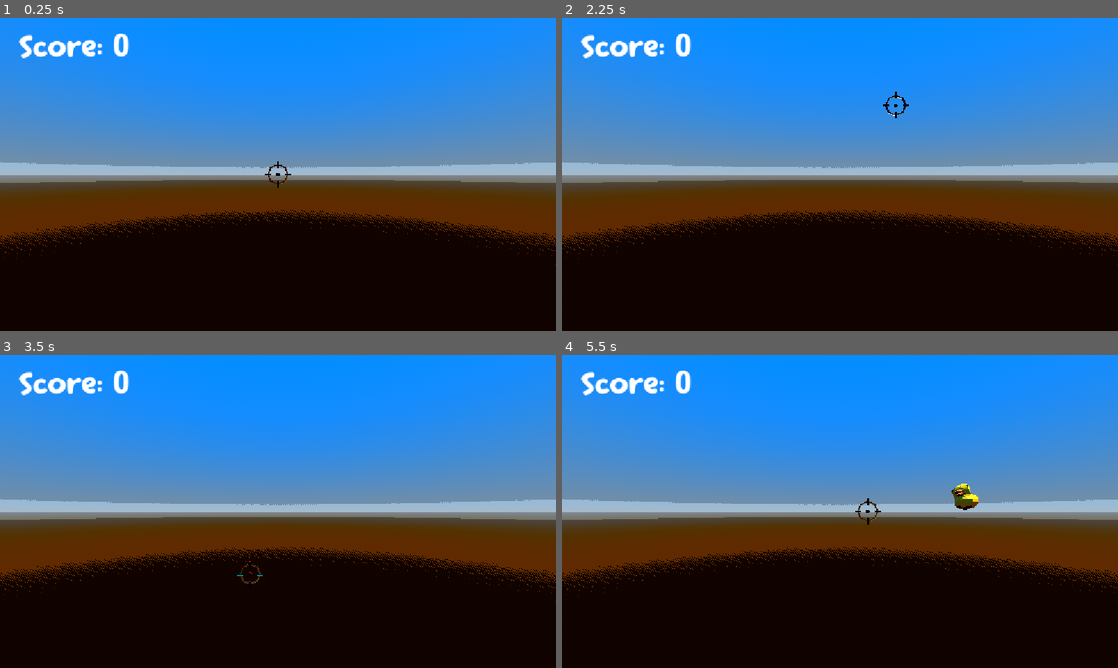
Above: before the commit, frames 1-4 (two rows, left to right).
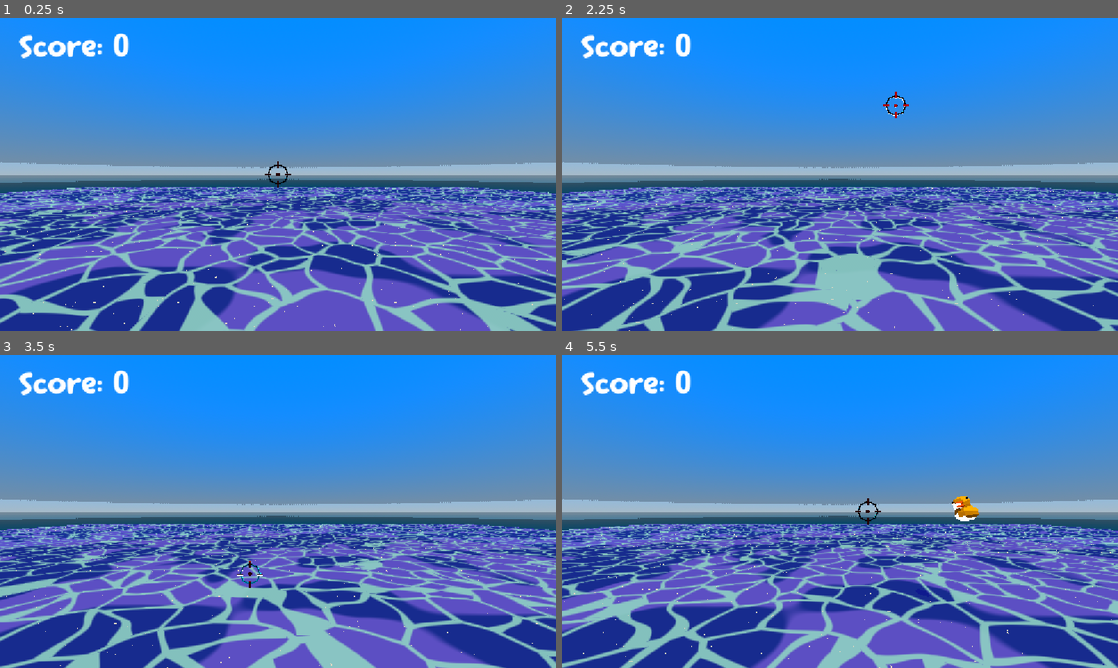
Above: after the commit, the same moments.

Repository: ashermemon/haven
Game: Godot game, scene res://game.tscn
Two runs of this game, one before a commit and one after it. Both use one fixed random seed, a clock stepped at 60 frames per second and the inputs below.
Inputs (mouse positions are in pixels of both pictures, inside the frame that each line leads up to):
- Up to frame 1 (0.25 s): no input
- Up to frame 2 (2.25 s): move the mouse to (962, 158) at 0.52 s; press the mouse at (962, 158) at 0.53 s; move the mouse to (728, 190) at 1.27 s; release the mouse at (728, 190) at 1.28 s; click (728, 190) at 1.35 s; move the mouse to (895, 105) at 2.02 s; press the mouse at (895, 105) at 2.03 s
- Up to frame 3 (3.5 s): move the mouse to (250, 574) at 2.77 s; release the mouse at (250, 574) at 2.78 s; click (250, 574) at 2.85 s
- Up to frame 4 (5.5 s): move the mouse to (1006, 558) at 3.52 s; press the mouse at (1006, 558) at 3.53 s; move the mouse to (673, 464) at 4.27 s; release the mouse at (673, 464) at 4.28 s; click (673, 464) at 4.35 s; move the mouse to (867, 511) at 5.02 s; press the mouse at (867, 511) at 5.03 s

The runs differ from the first frame. In frame 1, 49% of the frame differs, in the area x 0-100%, y 45-100%; in frame 2, 49%; in frame 3, 49%; in frame 4, 49%, in the area x 0-100%, y 41-100%.

Commit message:
water shader added

Diff:
--- a/haven/game.tscn
+++ b/haven/game.tscn
@@ -8,8 +8,39 @@
 [ext_resource type="Script" uid="uid://fcjltld84i7d" path="res://Crosshair.gd" id="5_7jktm"]
 [ext_resource type="Shader" uid="uid://djr7ij7616hgr" path="res://game.gdshader" id="5_j5wjh"]
 [ext_resource type="PackedScene" uid="uid://cki312tkj55jj" path="res://hud.tscn" id="7_eow3j"]
+[ext_resource type="Shader" uid="uid://0p6o8010dbv6" path="res://toon_water.gdshader" id="8_vef74"]
 
 [sub_resource type="ShaderMaterial" id="ShaderMaterial_uuvgp"]
+render_priority = 1
+shader = ExtResource("8_vef74")
+shader_parameter/shallow_color = Color(0.52, 0.66, 0.95, 1)
+shader_parameter/deep_color = Color(0.4, 0.36, 1, 1)
+shader_parameter/patch_color = Color(0.04, 0.16, 0.66, 1)
+shader_parameter/line_color = Color(0.62, 0.96, 1, 1)
+shader_parameter/foam_color = Color(1, 1, 1, 1)
+shader_parameter/shadow_tint = Color(0.55, 0.42, 1, 1)
+shader_parameter/shallow_alpha = 0.85
+shader_parameter/water_alpha = 0.9
+shader_parameter/max_depth = 1.1
+shader_parameter/patch_scale = 0.35
+shader_parameter/patch_threshold = 0.5
+shader_parameter/patch_softness = 0.04
+shader_parameter/patch_strength = 0.8
+shader_parameter/cell_scale = 0.6
+shader_parameter/line_width = 0.1
+shader_parameter/cell_speed = 0.4
+shader_parameter/cell_warp = 0.35
+shader_parameter/line_strength = 0.9
+shader_parameter/foam_noise = 0.12
+shader_parameter/contact_foam_width = 0.06
+shader_parameter/sparkle_amount = 0.03
+shader_parameter/sparkle_scale = 12.0
+
+[sub_resource type="PlaneMesh" id="PlaneMesh_hve3p"]
+material = SubResource("ShaderMaterial_uuvgp")
+size = Vector2(100, 100)
+
+[sub_resource type="ShaderMaterial" id="ShaderMaterial_hve3p"]
 render_priority = 0
 shader = ExtResource("5_j5wjh")
 shader_parameter/saturation = 1.15
@@ -22,14 +53,14 @@
 shader_parameter/tint_strength = 0.2
 
 [sub_resource type="QuadMesh" id="QuadMesh_uuvgp"]
-material = SubResource("ShaderMaterial_uuvgp")
+material = SubResource("ShaderMaterial_hve3p")
 flip_faces = true
 size = Vector2(2, 2)
 
 [sub_resource type="ProceduralSkyMaterial" id="ProceduralSkyMaterial_e2o6t"]
 sky_top_color = Color(0.120128445, 0.45329928, 0.78299356, 1)
 sky_horizon_color = Color(0.5656549, 0.62510514, 0.6775485, 1)
-ground_bottom_color = Color(0.24637347, 0.15100378, 0.031082815, 1)
+ground_bottom_color = Color(0.029387133, 0.19192484, 0.27103645, 1)
 ground_horizon_color = Color(0.5656549, 0.62510514, 0.6775485, 1)
 
 [sub_resource type="Sky" id="Sky_feb5d"]
@@ -38,15 +69,19 @@
 [sub_resource type="Environment" id="Environment_fc0e3"]
 background_mode = 2
 sky = SubResource("Sky_feb5d")
-ambient_light_source = 3
+ambient_light_source = 1
 ambient_light_color = Color(1, 1, 1, 1)
-ambient_light_energy = 0.7
+ambient_light_energy = 0.5
 
 [node name="GameManager" type="Node3D" unique_id=220923442]
 script = ExtResource("1_eow3j")
 
+[node name="Water2" type="MeshInstance3D" parent="." unique_id=1044679275]
+transform = Transform3D(1, 0, 0, 0, 1, 0, 0, 0, 1, 0, -3, 0)
+mesh = SubResource("PlaneMesh_hve3p")
+
 [node name="Camera3D" type="Camera3D" parent="." unique_id=1466842648 node_paths=PackedStringArray("crosshair")]
-transform = Transform3D(1, 0, 0, 0, 1, 0, 0, 0, 1, 0, 0, 5.4640007)
+transform = Transform3D(1, 0, 0, 0, 1, 0, 0, 0, 1, 0, 0.32004523, 5.4640007)
 script = ExtResource("3_fc0e3")
 crosshair = NodePath("../Crosshair")
 
@@ -59,13 +94,13 @@
 environment = SubResource("Environment_fc0e3")
 
 [node name="DirectionalLight3D" type="DirectionalLight3D" parent="." unique_id=835676724]
-transform = Transform3D(0.8535534, 0.123173475, 0.5062361, -0.50000006, -0.079459414, 0.8623724, 0.14644663, -0.9891989, -0.006236114, 4, 8.355128, -0.027923107)
+transform = Transform3D(1, 0, 0, 0, 0.64278764, 0.76604444, 0, -0.76604444, 0.64278764, 4, 20.121872, -0.027923107)
 light_color = Color(1, 0.94509804, 0.8392157, 1)
-light_energy = 1.6
-light_indirect_energy = 1.2
+light_indirect_energy = 0.27
 light_volumetric_fog_energy = 2.0
 light_specular = 0.3
 shadow_enabled = true
+directional_shadow_max_distance = 50.0
 
 [node name="Spawner" type="Node3D" parent="." unique_id=923238417]
 script = ExtResource("1_feb5d")
--- /dev/null
+++ b/haven/toon_water.gdshader
@@ -0,0 +1,256 @@
+
+shader_type spatial;
+
+
+render_mode blend_mix, depth_draw_opaque, cull_back, diffuse_lambert, specular_disabled;
+
+
+group_uniforms colors;
+
+uniform vec4 shallow_color : source_color = vec4(0.30, 0.80, 0.85, 1.0);
+uniform vec4 deep_color : source_color = vec4(0.07, 0.25, 0.85, 1.0);
+uniform vec4 patch_color : source_color = vec4(0.04, 0.16, 0.66, 1.0);
+uniform vec4 line_color : source_color = vec4(0.62, 0.96, 1.00, 1.0);
+uniform vec4 foam_color : source_color = vec4(1.0, 1.0, 1.0, 1.0);
+uniform vec4 shadow_tint : source_color = vec4(0.50, 0.58, 0.95, 1.0);
+
+uniform float shallow_alpha : hint_range(0.0, 1.0) = 0.70;
+uniform float water_alpha : hint_range(0.0, 1.0) = 0.90;
+
+
+group_uniforms water;
+
+uniform float max_depth = 0.9;
+
+
+group_uniforms patches;
+
+uniform float patch_scale = 0.18;
+uniform float patch_threshold : hint_range(0.0, 1.0) = 0.5;
+uniform float patch_softness : hint_range(0.0, 0.3) = 0.04;
+uniform float patch_strength : hint_range(0.0, 1.0) = 0.8;
+
+
+group_uniforms cell_lines;
+
+uniform float cell_scale = 0.3;
+uniform float line_width = 0.14;
+uniform float cell_speed = 0.4;
+uniform float cell_warp = 0.25;
+uniform float line_strength : hint_range(0.0, 1.0) = 0.9;
+
+
+group_uniforms foam;
+
+uniform float foam_noise = 0.12;
+uniform float contact_foam_width = 0.06;
+
+group_uniforms glints;
+
+uniform float sparkle_amount : hint_range(0.0, 0.2) = 0.0;
+uniform float sparkle_scale = 12.0;
+
+
+varying vec3 world_pos;
+
+uniform sampler2D depth_tex : hint_depth_texture, repeat_disable, filter_nearest;
+
+
+float hash21(vec2 p) {
+    p = fract(p * vec2(123.34, 456.21));
+    p += dot(p, p + 45.32);
+    return fract(p.x * p.y);
+}
+
+vec2 hash22(vec2 p) {
+    p = vec2(
+        dot(p, vec2(127.1, 311.7)),
+        dot(p, vec2(269.5, 183.3))
+    );
+    return fract(sin(p) * 43758.5453);
+}
+
+float vnoise(vec2 p) {
+    vec2 i = floor(p);
+    vec2 f = fract(p);
+
+    f = f * f * (3.0 - 2.0 * f);
+
+    float a = hash21(i);
+    float b = hash21(i + vec2(1.0, 0.0));
+    float c = hash21(i + vec2(0.0, 1.0));
+    float d = hash21(i + vec2(1.0, 1.0));
+
+    return mix(
+        mix(a, b, f.x),
+        mix(c, d, f.x),
+        f.y
+    );
+}
+
+
+void voronoi(vec2 x, float tm, out float f1, out float f2) {
+    vec2 n = floor(x);
+    vec2 f = fract(x);
+
+    f1 = 8.0;
+    f2 = 8.0;
+
+    for (int j = -1; j <= 1; j++) {
+        for (int i = -1; i <= 1; i++) {
+            vec2 g = vec2(float(i), float(j));
+
+            vec2 o = hash22(n + g);
+            o = 0.5 + 0.5 * sin(tm + 6.2831 * o);
+
+            vec2 r = g + o - f;
+            float d = dot(r, r);
+
+            if (d < f1) {
+                f2 = f1;
+                f1 = d;
+            } else if (d < f2) {
+                f2 = d;
+            }
+        }
+    }
+
+    f1 = sqrt(f1);
+    f2 = sqrt(f2);
+}
+
+
+
+void vertex() {
+    world_pos = (MODEL_MATRIX * vec4(VERTEX, 1.0)).xyz;
+}
+
+void fragment() {
+
+
+    float raw = texture(depth_tex, SCREEN_UV).r;
+
+    vec3 ndc = vec3(
+        SCREEN_UV * 2.0 - 1.0,
+        raw * 2.0 - 1.0
+    );
+
+    vec4 view_pos = INV_PROJECTION_MATRIX * vec4(ndc, 1.0);
+    view_pos.xyz /= view_pos.w;
+
+    vec3 scene_world = (
+        INV_VIEW_MATRIX * vec4(view_pos.xyz, 1.0)
+    ).xyz;
+
+    float depth_h = max(world_pos.y - scene_world.y, 0.0);
+
+    vec2 uv = world_pos.xz;
+
+    float t = clamp(depth_h / max_depth, 0.0, 1.0);
+    vec3 col = mix(shallow_color.rgb, deep_color.rgb, t);
+
+
+    vec2 bp = uv * patch_scale
+        + vec2(TIME * 0.02, -TIME * 0.015);
+
+    float nb =
+        vnoise(bp) * 0.75 +
+        vnoise(bp * 2.0 + 11.0) * 0.25;
+
+    float blob = smoothstep(
+        patch_threshold - patch_softness,
+        patch_threshold + patch_softness,
+        nb
+    );
+
+    blob *= smoothstep(0.3, 0.9, t);
+
+    col = mix(
+        col,
+        patch_color.rgb,
+        blob * patch_strength
+    );
+
+
+    vec2 p = uv * cell_scale;
+
+    p += (
+        vec2(
+            vnoise(p * 1.3 + TIME * 0.05),
+            vnoise(p * 1.3 + 7.7 - TIME * 0.05)
+        ) - 0.5
+    ) * cell_warp;
+
+    float f1;
+    float f2;
+
+    voronoi(p, TIME * cell_speed, f1, f2);
+
+    float edge = f2 - f1;
+    float aa = fwidth(edge);
+
+    float line = 1.0 - smoothstep(
+        line_width - aa,
+        line_width + aa,
+        edge
+    );
+
+    col = mix(
+        col,
+        line_color.rgb,
+        line * line_strength
+    );
+
+
+    float sp = step(
+        1.0 - sparkle_amount,
+        vnoise(
+            uv * sparkle_scale
+            + vec2(TIME * 0.35, -TIME * 0.25)
+        )
+    );
+
+    col = mix(col, foam_color.rgb, sp);
+
+
+    float wob = (
+        vnoise(
+            uv * 1.5
+            + vec2(TIME * 0.05, TIME * 0.03)
+        ) - 0.5
+    ) * foam_noise * 2.0;
+
+    float contact = 1.0 - smoothstep(
+        contact_foam_width * 0.5,
+        contact_foam_width,
+        depth_h - wob * 0.5
+    );
+
+    col = mix(col, foam_color.rgb, contact);
+
+
+    float a = mix(
+        shallow_alpha,
+        water_alpha,
+        smoothstep(0.0, 0.3, depth_h)
+    );
+
+    a = max(a, contact);
+
+    ALBEDO = col;
+    ALPHA = a;
+    ROUGHNESS = 1.0;
+}
+
+
+void light() {
+    float lit = smoothstep(0.0, 0.05, ATTENUATION);
+
+    vec3 tone = mix(
+        shadow_tint.rgb,
+        vec3(1.0),
+        lit
+    );
+
+    DIFFUSE_LIGHT += tone * LIGHT_COLOR / PI;
+}
Not shown, added: haven/toon_water.gdshader.uid
